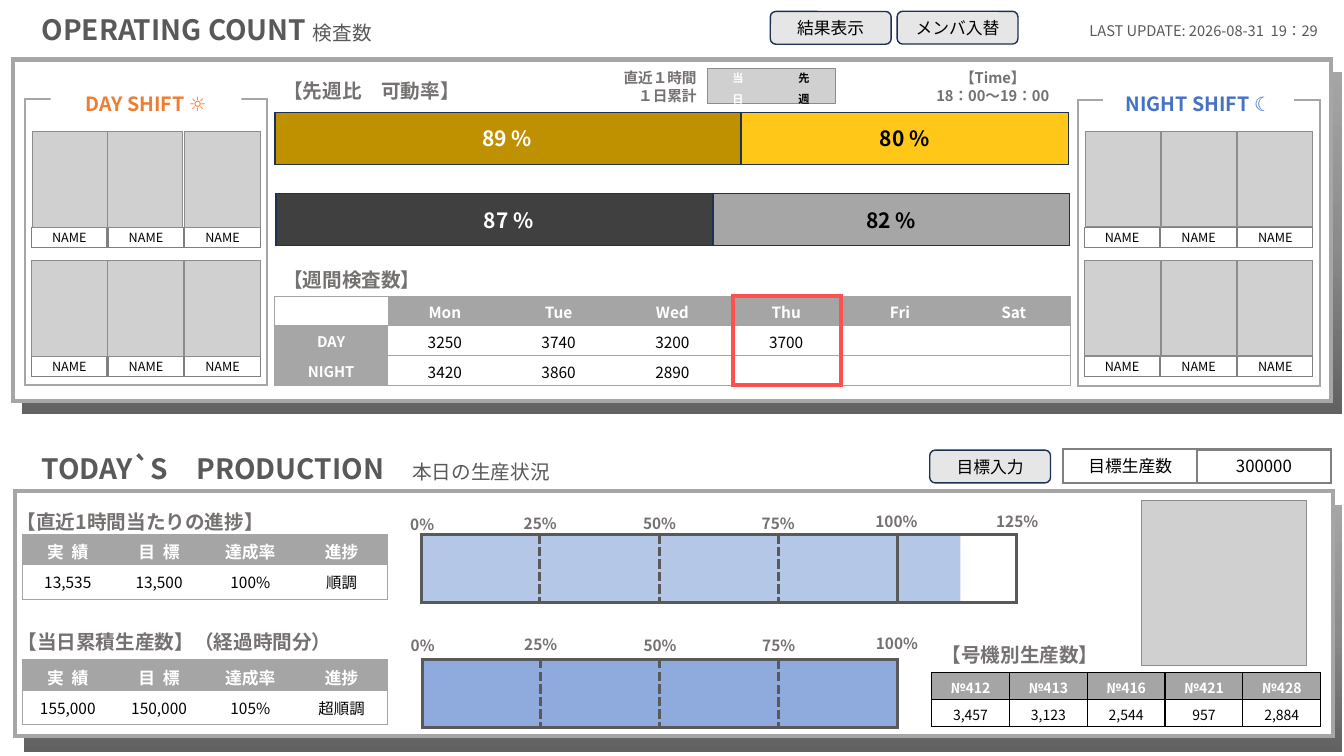
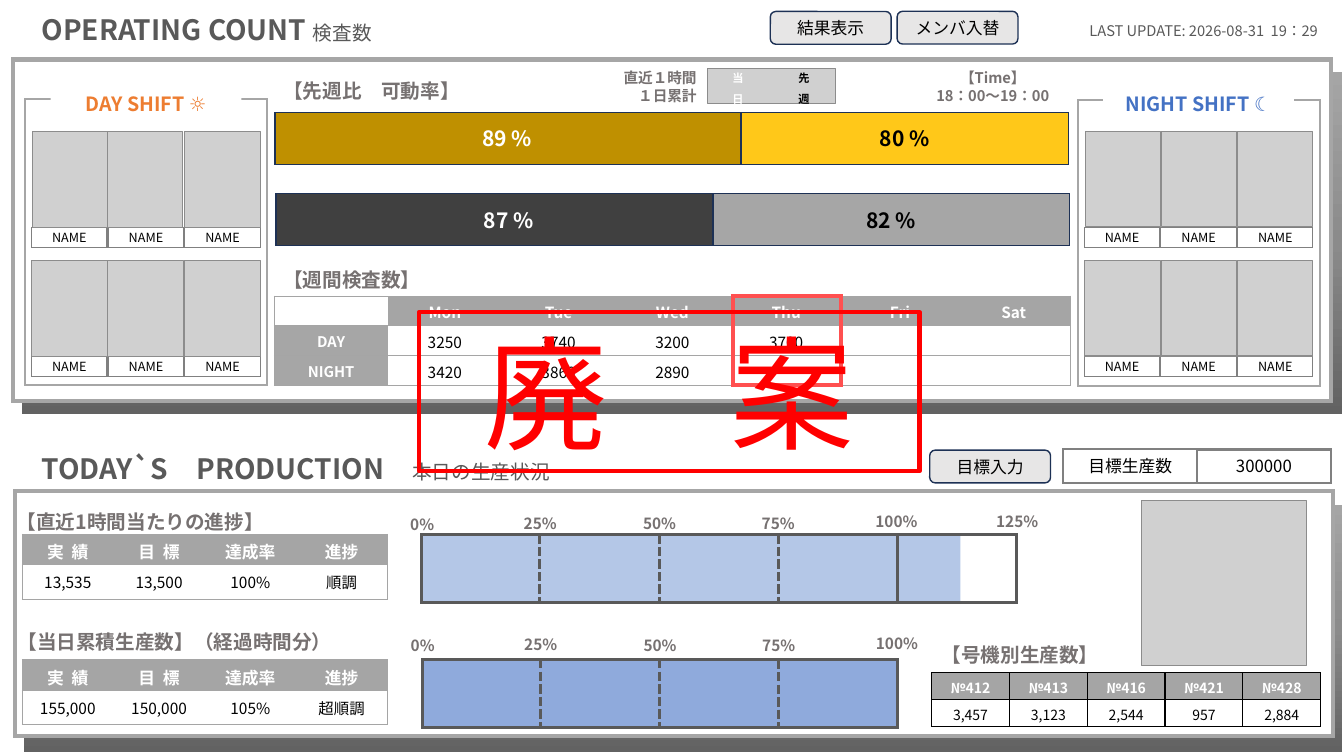
Before and after one commit to BUMZOH/body_inspect_visualize_coba, a slide deck: slide 12 of docs/Step3仕様書.pptx (slide 1 before the commit). Drawn at 1344x756 pixels with LibreOffice and Linux fonts; fonts in the diff are those of the drawing; grey boxes stand for pictures. Boxes give left, top, right and bottom in pixels: in the first picture for what was removed or moved away, otherwise in the second. Text is boxed around its words. In the diff, an @@ line names an element or a change of style, - is before the commit and + after.

```diff
--- a/docs/Step3仕様書.pptx
+++ b/docs/Step3仕様書.pptx
@@ rectangle added at <box>419,313,920,472</box>, outline #FF0000 3 pt, 88 pt, text #FF0000 @@
+廃 案
```
Also in this commit, not shown: 2 other slides changed, 5 other files.
